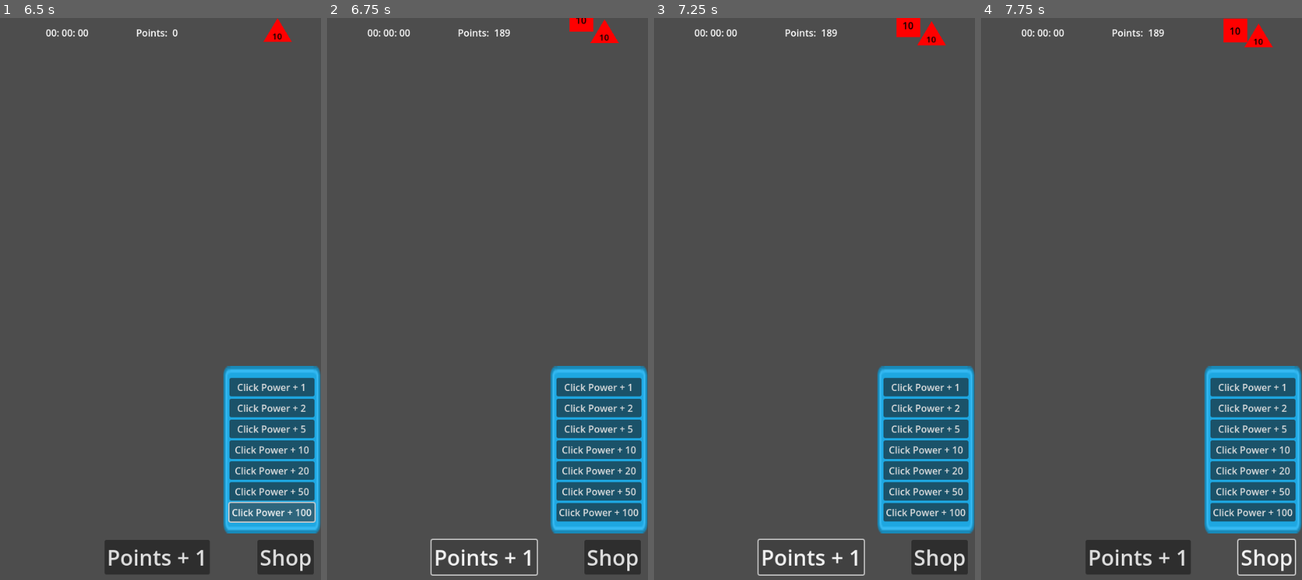
Above: before the commit, frames 1-4 (left to right).
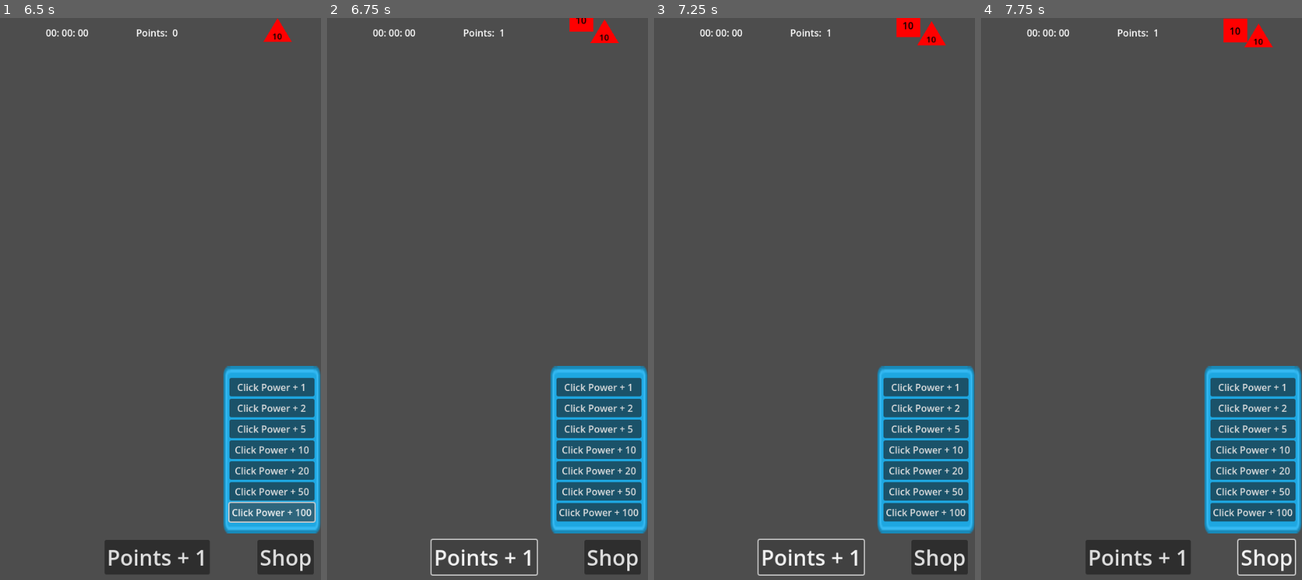
Above: after the commit, the same moments.

Repository: M0nk3yBrain/Clicker
Game: Godot game, scene res://Scenes/main_menu.tscn
Two runs of this game, one before a commit and one after it. Both use one fixed random seed, a clock stepped at 60 frames per second and the inputs below. The project has no main scene, so this scene is started directly.
Inputs (mouse positions are in pixels of both pictures, inside the frame that each line leads up to):
- Up to frame 1 (6.5 s): click (12, 18) at 0.5 s; click "Click Power + 1" at 1.25 s; click "Click Power + 2" at 2 s; click "Click Power + 5" at 2.75 s; click "Click Power + 10" at 3.5 s; click "Click Power + 20" at 4.25 s; click "Click Power + 50" at 5 s; click "Click Power + 100" at 5.75 s
- Up to frame 2 (6.75 s): click "Points + 1" at 6.5 s
- Up to frame 3 (7.25 s): no input
- Up to frame 4 (7.75 s): click "Shop" at 7.25 s

Frame 1 is identical in both runs. In frame 2, 0.2% of the frame differs, in the area x 12-58%, y 2-4%; in frame 3, 0.2%; in frame 4, 0.2%.

Commit message:
Create Shop Logic

Diff:
--- a/Scenes/game.tscn
+++ b/Scenes/game.tscn
@@ -9,6 +9,8 @@
 
 [node name="Game" type="Node2D"]
 script = ExtResource("1_ojdbv")
+
+[node name="Spawn Node" parent="." instance=ExtResource("5_atumm")]
 
 [node name="Shop" parent="." instance=ExtResource("2_qxw8e")]
 offset_left = 376.0
@@ -30,8 +32,9 @@
 
 [node name="Barrier" parent="." instance=ExtResource("4_c54mp")]
 
-[node name="Spawn Node" parent="." instance=ExtResource("5_atumm")]
-
+[connection signal="update_button" from="." to="Game Buttons" method="update_click_button"]
 [connection signal="add_point_power" from="Shop" to="." method="_on_shop_add_point_power"]
+[connection signal="reduce_points" from="Shop" to="." method="_on_shop_reduce_points"]
+[connection signal="update_score" from="Shop" to="Display" method="_on_game_buttons_points"]
 [connection signal="points" from="Game Buttons" to="." method="_on_game_buttons_points"]
 [connection signal="points" from="Game Buttons" to="Display" method="_on_game_buttons_points"]
--- a/Scripts/game.gd
+++ b/Scripts/game.gd
@@ -1,4 +1,7 @@
 extends Node2D
+
+
+signal update_button
 
 
 var points = 0
@@ -16,3 +19,7 @@
 
 func _on_shop_add_point_power(power_up):
 	click_power += power_up
+	emit_signal("update_button")
+
+func _on_shop_reduce_points(price):
+	points -= price
--- a/Scripts/game_buttons.gd
+++ b/Scripts/game_buttons.gd
@@ -5,7 +5,7 @@
 signal shop
 
 
-var points_up: int = 1
+@onready var points_up = get_parent().click_power
 @onready var point_up_btn = $"MarginContainer/HBoxContainer/Point Up"
 
 
@@ -15,9 +15,14 @@
 
 
 # List the buttons on game menu.
-func _on_point_up_pressed():
+func _on_point_up_pressed(): #Connected to Game: _on_game_buttons_points()
 	emit_signal("points")
 
 
 func _on_shop_pressed():
 	emit_signal("shop")
+
+
+func update_click_button():
+	points_up = get_parent().click_power
+	point_up_btn.text = "Points + %s" % points_up
--- a/Scripts/shop.gd
+++ b/Scripts/shop.gd
@@ -2,6 +2,11 @@
 
 
 signal add_point_power
+signal reduce_points
+signal update_score
+
+
+@onready var points = get_parent().points
 
 
 # Called when the node enters the scene tree for the first time.
@@ -13,40 +18,55 @@
 	pass
 
 
+func cost_check(price, point_up):
+	points = get_parent().points
+	if points > price:
+		emit_signal("reduce_points", price)
+		emit_signal("update_score")
+		power_added(point_up)
+
+
 func power_added(power_up):
 	emit_signal("add_point_power", power_up)
 
 
 func _on_plus_one_pressed():
+	var cost = 10
 	var point_up = 1
-	power_added(point_up)
+	cost_check(cost, point_up)
 
 
 func _on_plus_two_pressed():
+	var cost = 20
 	var point_up = 2
-	power_added(point_up)
+	cost_check(cost, point_up)
 
 
 func _on_plus_five_pressed():
+	var cost = 25
 	var point_up = 5
-	power_added(point_up)
+	cost_check(cost, point_up)
 
 
 func _on_plus_ten_pressed():
+	var cost = 30
 	var point_up = 10
-	power_added(point_up)
+	cost_check(cost, point_up)
 
 
 func _on_plus_twenty_pressed():
+	var cost = 50
 	var point_up = 20
-	power_added(point_up)
+	cost_check(cost, point_up)
 
 
 func _on_plus_fifty_pressed():
+	var cost = 100
 	var point_up = 50
-	power_added(point_up)
+	cost_check(cost, point_up)
 
 
 func _on_plus_one_hundred_pressed():
+	var cost = 200
 	var point_up = 100
-	power_added(point_up)
+	cost_check(cost, point_up)
